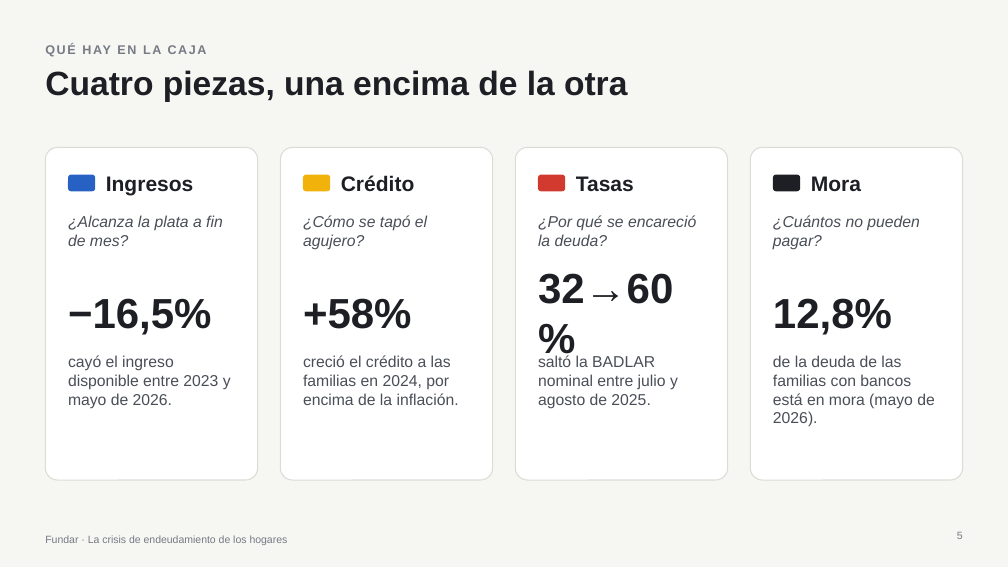
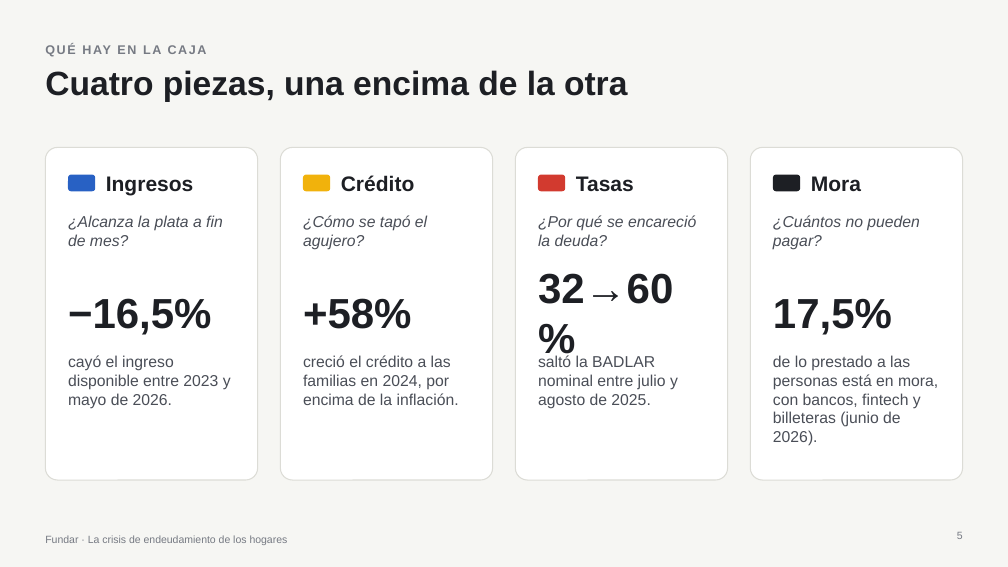
Before and after one commit to elibman36/precios-uber-aeropuertos, a slide deck: slide 5 of presentaciones/crisis_fundar_ladrillos.pptx. Drawn at 1008x567 pixels with LibreOffice and Linux fonts; fonts in the diff are those of the drawing. Boxes give left, top, right and bottom in pixels: in the first picture for what was removed or moved away, otherwise in the second. Text is boxed around its words. In the diff, an @@ line names an element or a change of style, - is before the commit and + after.

```diff
--- a/presentaciones/crisis_fundar_ladrillos.pptx
+++ b/presentaciones/crisis_fundar_ladrillos.pptx
@@ text at [773,298,892,335]: text changed @@
-12,8%
+17,5%
@@ text at [773,355,938,445]: text changed @@
-de la deuda de las familias con bancos está en mora (mayo de 2026).
+de lo prestado a las personas está en mora, con bancos, fintech y billeteras (junio de 2026).
```
Also in this commit, not shown: 2 other slides changed, 1 other file.
